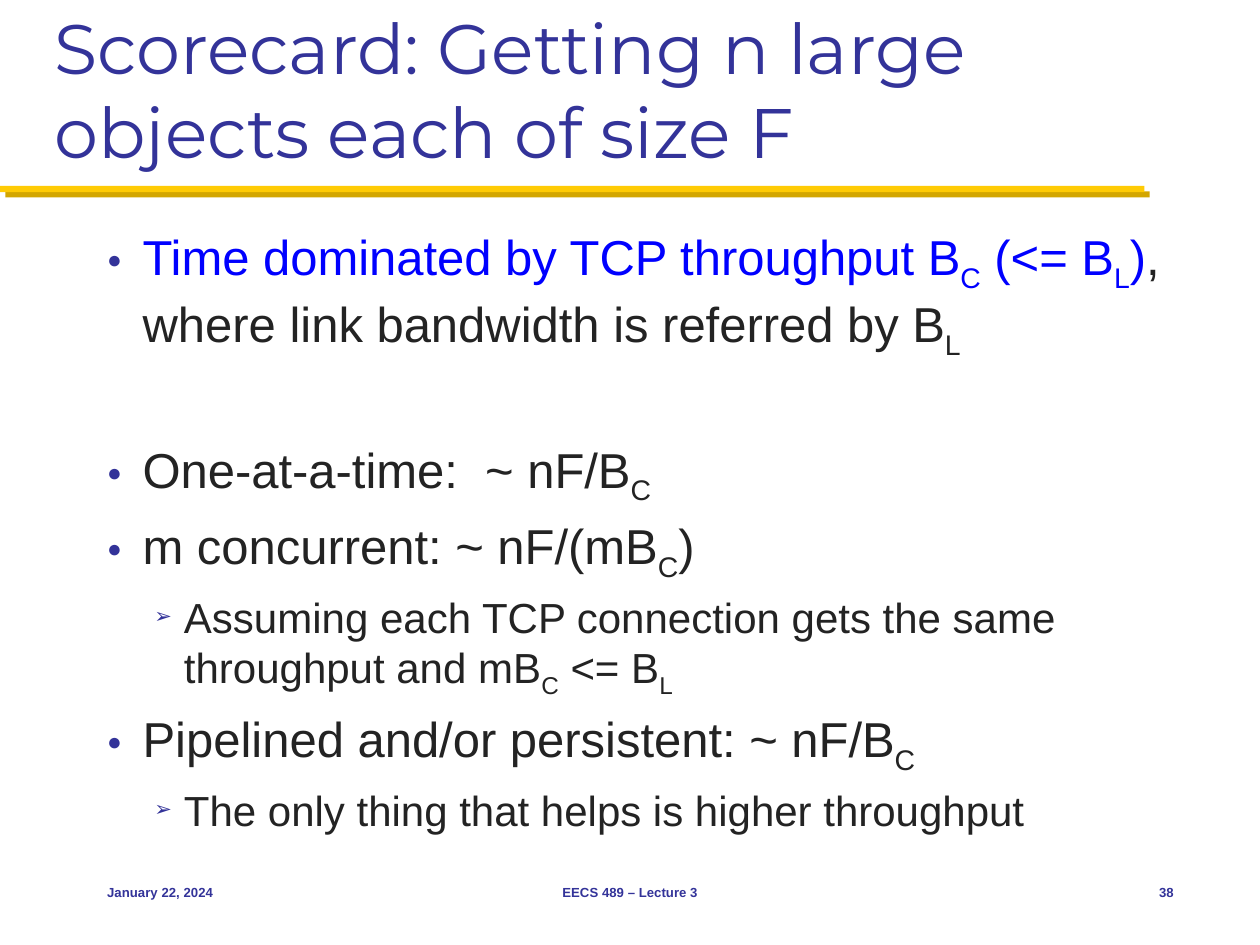
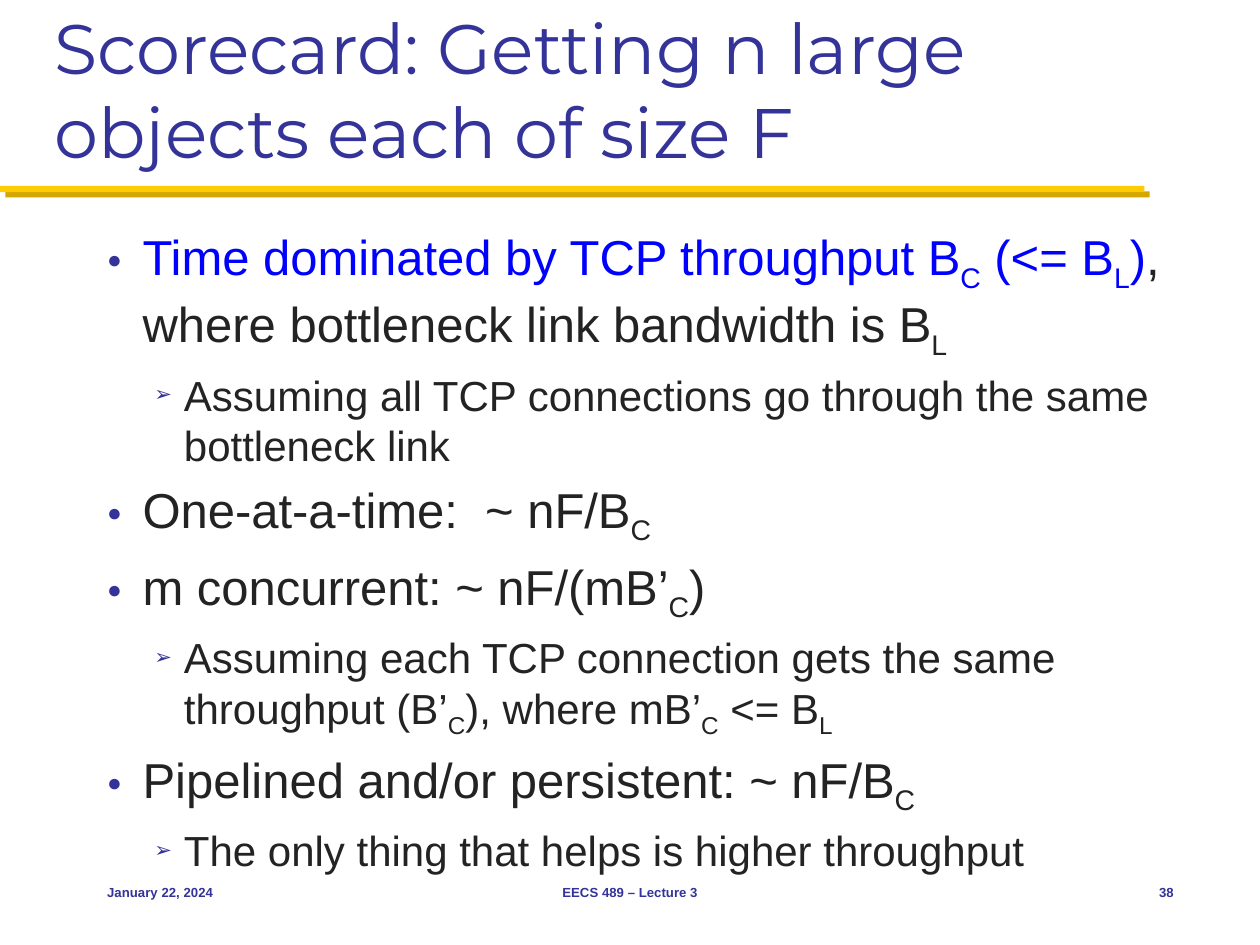
Before and after one commit to mosharaf/eecs489, a slide deck: slide 38 of Slides/012224.pptx. Drawn at 1260x945 pixels with LibreOffice and Linux fonts; fonts in the diff are those of the drawing. Boxes give left, top, right and bottom in pixels: in the first picture for what was removed or moved away, otherwise in the second. Text is boxed around its words. In the diff, an @@ line names an element or a change of style, - is before the commit and + after.

Commit message:
Updates to slide 38 of Jan 22

```diff
--- a/Slides/012224.pptx
+++ b/Slides/012224.pptx
@@ text at [143, 239, 1149, 462]: text changed; text colour #0000FF to #232323 @@
-● Time dominated by TCP throughput BC (<= BL), where link bandwidth is referred by BL
+● Time dominated by TCP throughput BC (<= BL), where bottleneck link bandwidth is BL
+  ➢ Assuming all TCP connections go through the same bottleneck link
@@ text at [143, 569, 1056, 735]: text changed @@
-● m concurrent: ~ nF/(mBC)
-  ➢ Assuming each TCP connection gets the same throughput and mBC <= BL
+● m concurrent: ~ nF/(mB’C)
+  ➢ Assuming each TCP connection gets the same throughput (B’C), where mB’C <= BL
```
Also in this commit, not shown: 1 other file.
